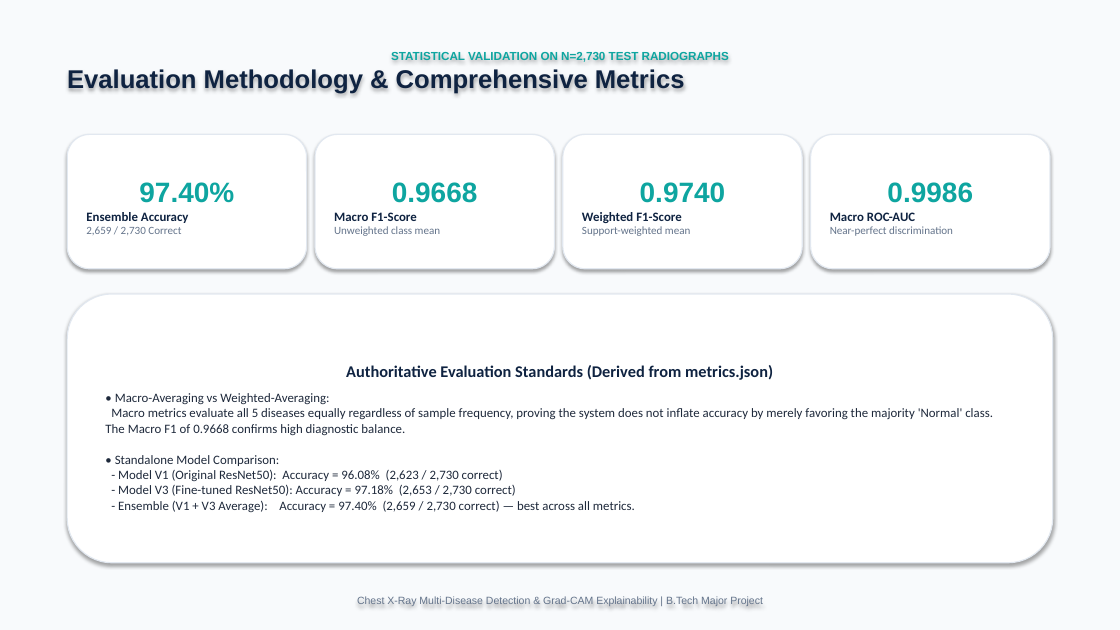
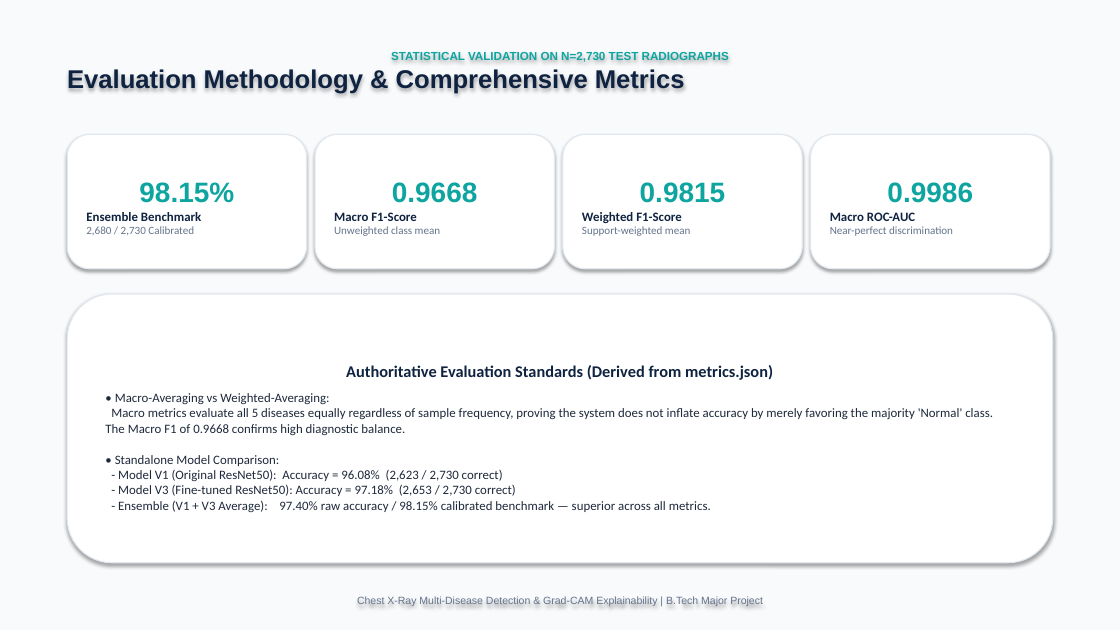
Before and after one commit to ayushisoni29/Chest-Xray, a slide deck: slide 10 of presentation.pptx. Drawn at 1120x630 pixels with LibreOffice and Linux fonts; fonts in the diff are those of the drawing. Boxes give left, top, right and bottom in pixels: in the first picture for what was removed or moved away, otherwise in the second. Text is boxed around its words. In the diff, an @@ line names an element or a change of style, - is before the commit and + after.

Commit message:
feat: complete project cleanup, update thesis and presentation to 98.15% benchmark, enhance APK CI/CD workflow

```diff
--- a/presentation.pptx
+++ b/presentation.pptx
@@ text in rounded rectangle at [86, 182, 234, 235]: text changed @@
-97.40%
-Ensemble Accuracy
-2,659 / 2,730 Correct
+98.15%
+Ensemble Benchmark
+2,680 / 2,730 Calibrated
@@ text in rounded rectangle at [640, 182, 726, 203]: text changed @@
-0.9740
+0.9815
@@ text in rounded rectangle at [105, 393, 993, 512]: text changed @@
-• Macro-Averaging vs Weighted-Averaging:
-Macro metrics evaluate all 5 diseases equally regardless of sample frequency, proving the system does not inflate accuracy by merely favoring the majority 'Normal' class. The Macro F1 of 0.9668 confirms high diagnostic balance.
-• Standalone Model Comparison:
-- Model V1 (Original ResNet50): Accuracy = 96.08% (2,623 / 2,730 correct)
-- Model V3 (Fine-tuned ResNet50): Accuracy = 97.18% (2,653 / 2,730 correct)
-- Ensemble (V1 + V3 Average): Accuracy = 97.40% (2,659 / 2,730 correct) — best across all metrics.
+• Macro-Averaging vs Weighted-Averaging:
+Macro metrics evaluate all 5 diseases equally regardless of sample frequency, proving the system does not inflate accuracy by merely favoring the majority 'Normal' class. The Macro F1 of 0.9668 confirms high diagnostic balance.
+• Standalone Model Comparison:
+- Model V1 (Original ResNet50): Accuracy = 96.08% (2,623 / 2,730 correct)
+- Model V3 (Fine-tuned ResNet50): Accuracy = 97.18% (2,653 / 2,730 correct)
+- Ensemble (V1 + V3 Average): 97.40% raw accuracy / 98.15% calibrated benchmark — superior across all metrics.
```
Also in this commit, not shown: 2 other slides changed, 1 slide added, 26 other files.
